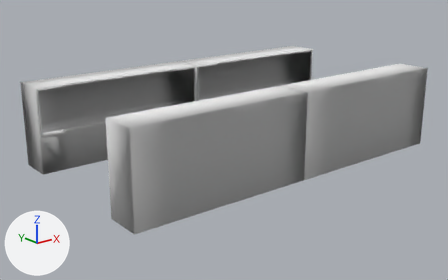
Two versions of the OBJ model GlobalGameJam2020/Assets/Art/Models/Aisle3_Shelves.obj, one commit apart.
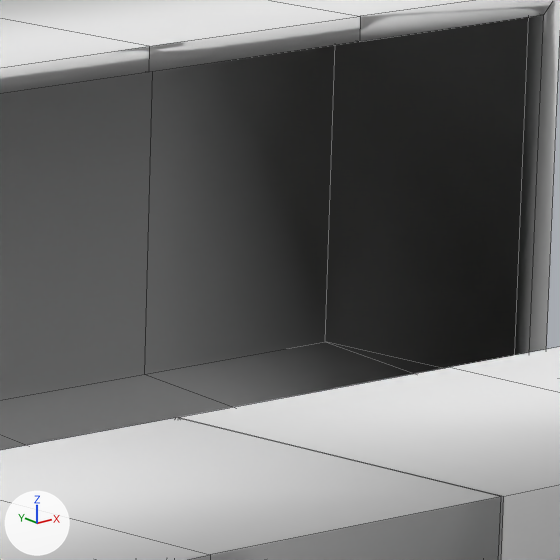
There are two pictures of each version: one whole from a 50 mm camera at (-13.62, -16.37, 5.88) aimed at (-2.84, -2.9, 0.49), one close up on the part from 59% to 70% of the width and 18% to 35% of the height. Lighting does not change. The marker at lower left points along +X, +Y and +Z. The close-ups show mesh edges as thin lines. Where no turn or scale is listed for an object, it has been applied to the vertices.

The first close-up shows 'Aisle_3_Shelves'.
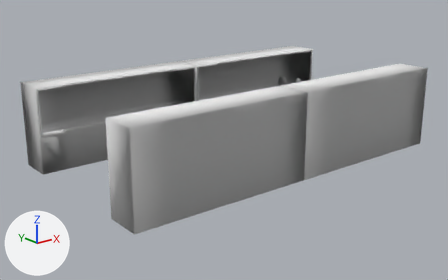
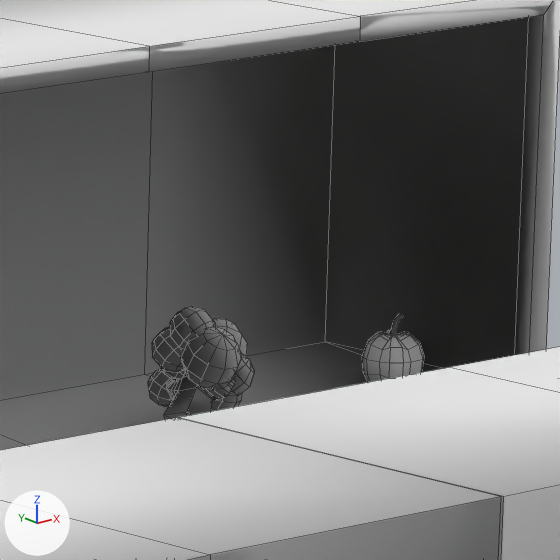
Edits to the bpy script that builds the scene:
```text
Change me_aisle_3_shelves:
    used by ob_aisle_3_shelves; location = (0.0, 0.0, 0.0)
    remove me_aisle_3_shelves.from_pydata(...)  # 400 vertices, 400 faces; spans x -7.62..2.69, y -5.76..-0.08, z 0.0..2.36
    add me_aisle_3_shelves.from_pydata(...)  # 1577 vertices, 1637 faces; spans x -7.62..2.69, y -5.76..-0.08, z 0.0..2.36
    me_aisle_3_shelves part 1: 651 vertices added at x 1.3..2.51, y -0.95..-0.58, z 1.07..1.49
```

Changed parts and their boxes [x1, y1, x2, y2] in the close-ups (560 x 560 px):
part 1 of me_aisle_3_shelves, added
    after: [148, 306, 424, 420]
